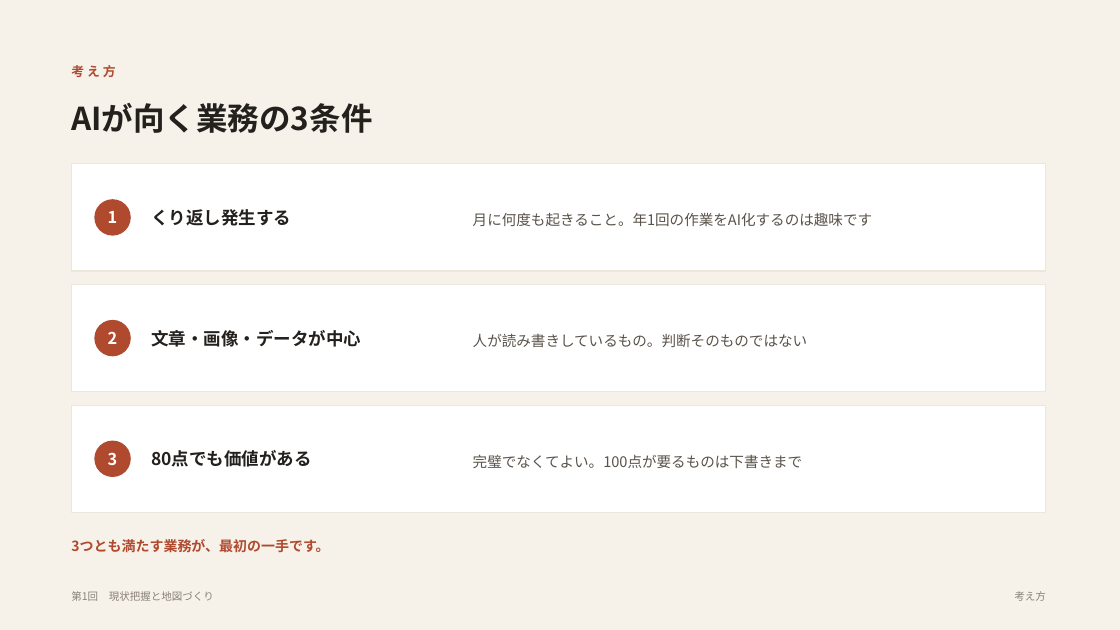
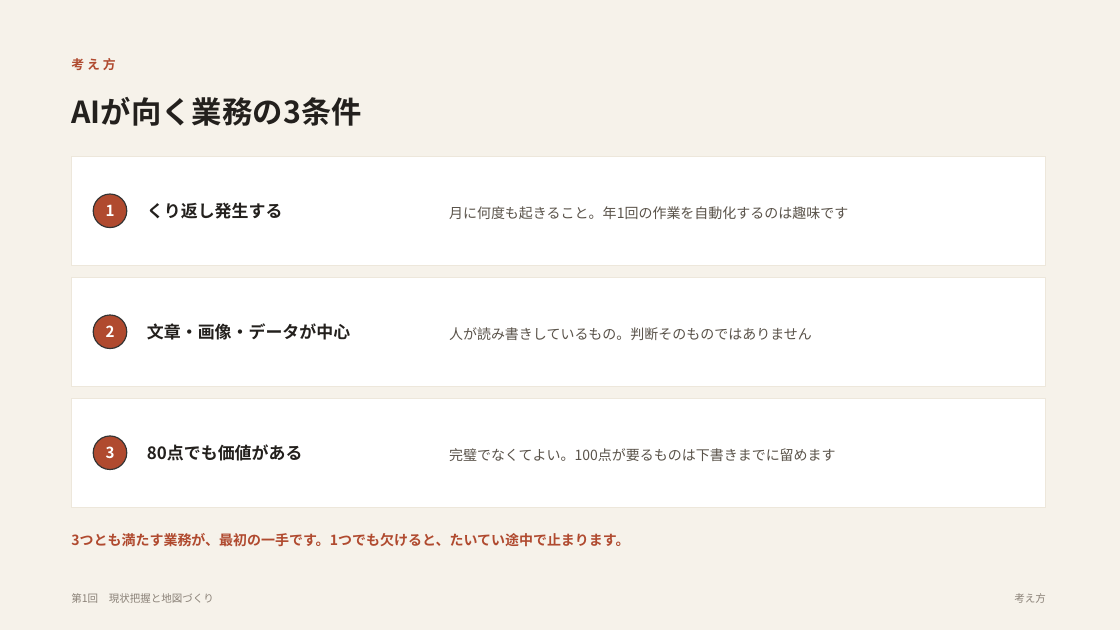
Before and after one commit to yusuke-aoki-bit/founders-ai-program, a slide deck: slide 4 of slides/pptx/第01回_現状把握と地図づくり.pptx (slide 3 before the commit). Drawn at 1120x630 pixels with LibreOffice and Linux fonts; fonts in the diff are those of the drawing. Boxes give left, top, right and bottom in pixels: in the first picture for what was removed or moved away, otherwise in the second. Text is boxed around its words. In the diff, an @@ line names an element or a change of style, - is before the commit and + after.

```diff
--- a/slides/pptx/第01回_現状把握と地図づくり.pptx
+++ b/slides/pptx/第01回_現状把握と地図づくり.pptx
@@ text "AIが向く業務の3条件" at bbox=[71, 97, 361, 126]: size 27 to 26 pt @@
@@ rectangle: place and size @@
-rectangle at bbox=[71, 164, 1046, 271]
+rectangle at bbox=[71, 156, 1046, 266]
@@ text "くり返し発生する": place and size @@
-text "くり返し発生する" at bbox=[151, 209, 291, 226]
+text "くり返し発生する" at bbox=[147, 202, 282, 219]
@@ 3 ellipses, 1 text, 1 rectangle: place and size @@
-3 ellipses, 1 text, 1 rectangle at bbox=[71, 65, 1046, 513]
+3 ellipses, 1 text, 1 rectangle at bbox=[71, 58, 1046, 507]
@@ size 14 to 13 pt in 3 elements at bbox=[106, 446, 115, 458], bbox=[106, 325, 115, 337], bbox=[106, 204, 115, 216] @@
@@ outline #B04A2F 1 pt to #333333 1 pt in 3 elements at bbox=[93, 436, 127, 470], bbox=[93, 315, 127, 349], bbox=[93, 194, 127, 228] @@
@@ text at bbox=[449, 206, 848, 219]: text changed; size 12.5 to 12 pt @@
-月に何度も起きること。年1回の作業をAI化するのは趣味です
+月に何度も起きること。年1回の作業を自動化するのは趣味です
@@ rectangle: place and size @@
-rectangle at bbox=[71, 285, 1046, 392]
+rectangle at bbox=[71, 277, 1046, 386]
@@ size 15 to 14.5 pt in 3 elements at bbox=[147, 444, 302, 461], bbox=[147, 202, 282, 219], bbox=[147, 323, 350, 340] @@
@@ text "文章・画像・データが中心": place and size @@
-text "文章・画像・データが中心" at bbox=[151, 330, 361, 347]
+text "文章・画像・データが中心" at bbox=[147, 323, 350, 340]
@@ text at bbox=[449, 327, 812, 340]: text changed; size 12.5 to 12 pt @@
-人が読み書きしているもの。判断そのものではない
+人が読み書きしているもの。判断そのものではありません
@@ text at bbox=[449, 448, 836, 461]: text changed; size 12.5 to 12 pt @@
-完璧でなくてよい。100点が要るものは下書きまで
+完璧でなくてよい。100点が要るものは下書きまでに留めます
@@ text at bbox=[71, 533, 629, 547]: text changed @@
-3つとも満たす業務が、最初の一手です。
+3つとも満たす業務が、最初の一手です。1つでも欠けると、たいてい途中で止まります。
```
Also in this commit, not shown: 3 other slides changed, 7 slides added, 2 slides removed, 24 other files.
